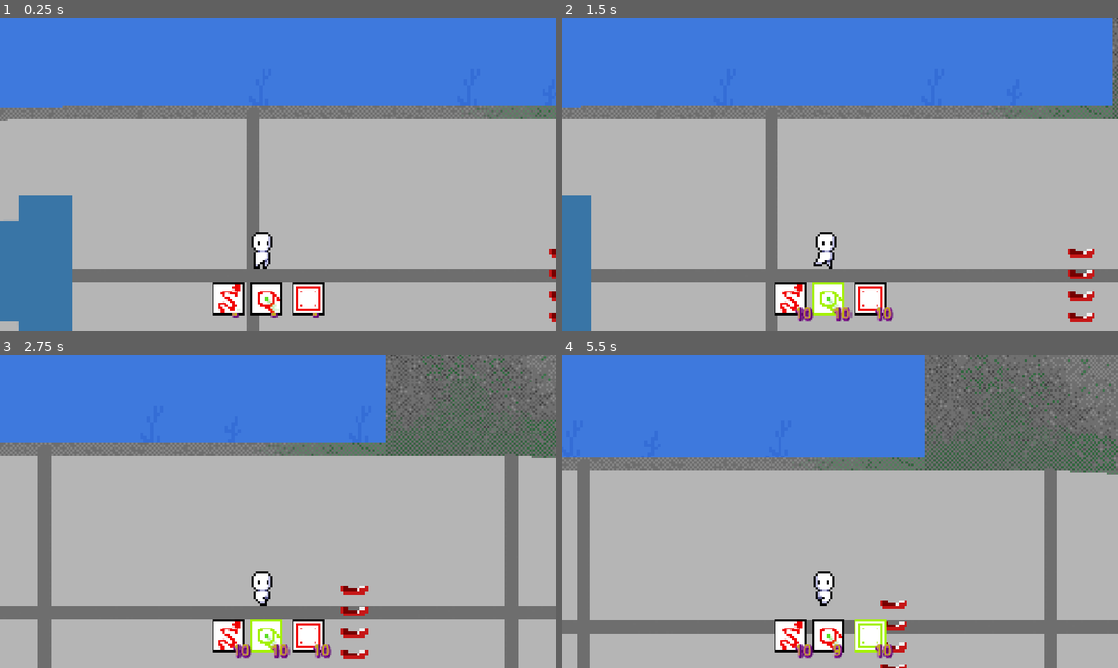
Above: before the commit, frames 1-4 (two rows, left to right).
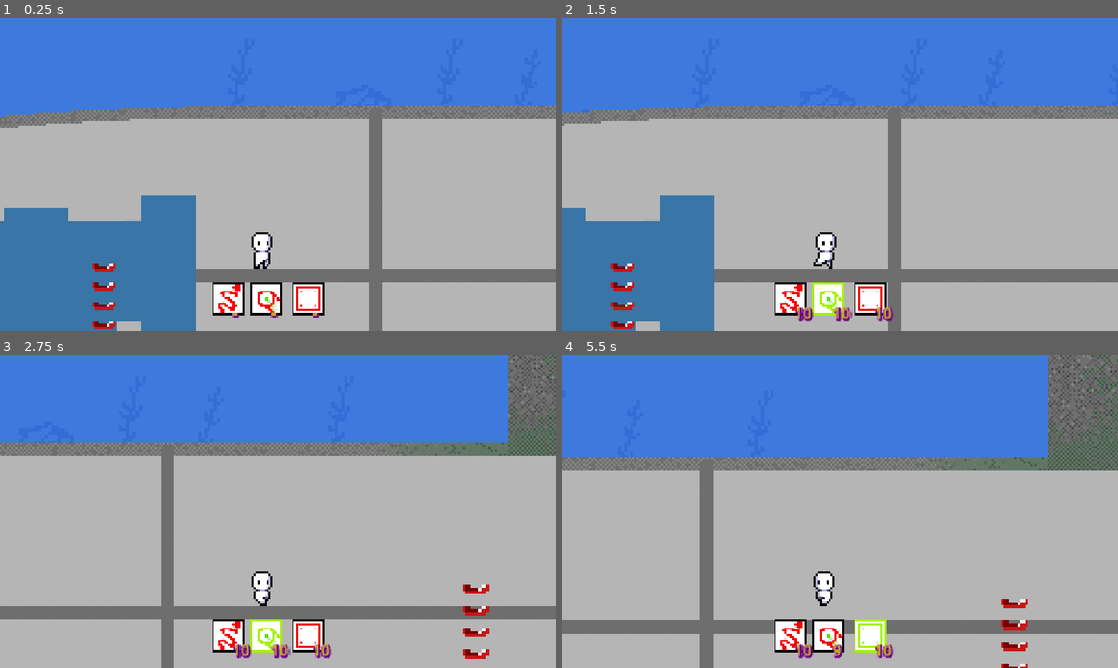
Above: after the commit, the same moments.

Repository: neonvalkyrie02/summer-game-jam26
Game: Godot game, scene res://main.tscn
The game is run twice, just before and just after one commit, with the same random seed, the same clock (stepped at 60 frames per second) and the same inputs.
Inputs (mouse positions are in pixels of both pictures, inside the frame that each line leads up to):
- Up to frame 1 (0.25 s): no input
- Up to frame 2 (1.5 s): click (828, 299) at 0.52 s; tap Enter at 1.25 s; hold Right (ui_right) from 1.28 s (still down); hold Shift (action_sprint) from 1.28 s (still down)
- Up to frame 3 (2.75 s): keep holding Right (ui_right); tap Up (ui_up) at 1.52, 2.27 s; release Shift (action_sprint) at 2.03 s; tap F (action_use) at 2.1 s
- Up to frame 4 (5.5 s): release Right (ui_right) at 2.78 s; hold Left (ui_left) 2.78-3.53 s; tap E (eat) at 2.85 s; hold Right (ui_right) 3.53-5.03 s; tap 1 (key_1) at 3.6 s; tap Up (ui_up) at 3.77, 4.52, 5.27 s; tap 2 (key_2) at 4.35 s; hold Left (ui_left) from 5.03 s (still down); tap 3 (key_3) at 5.1 s

The runs differ from the first frame. In frame 1, 13% of the frame differs, in the area x 0-100%, y 28-100%; in frame 2, 13%; in frame 3, 13%; in frame 4, 14%, in the area x 2-100%, y 0-100%.

Commit message:
use new Submarine in main

Diff:
--- a/main.tscn
+++ b/main.tscn
@@ -8,36 +8,30 @@
 [node name="Main" type="Node" unique_id=1265064031]
 
 [node name="Player" parent="." unique_id=578066036 groups=["player"] instance=ExtResource("1_ig7tw")]
-position = Vector2(152, 298)
+z_index = 5
+position = Vector2(233, 460)
 
 [node name="Submarine" parent="." unique_id=129629463 instance=ExtResource("2_0xm2m")]
-z_index = -1
-position = Vector2(-4854, 1268)
+position = Vector2(-4208, 1408.0001)
 scale = Vector2(10, 10)
-
-[node name="Ladder" parent="Submarine" index="2" unique_id=39722444]
-position = Vector2(376.9, -64.2)
-scale = Vector2(1.2300001, 1.3365386)
-
-[node name="Ladder2" parent="Submarine" index="3" unique_id=160112773]
-position = Vector2(644.49994, -66.7)
+metadata/_edit_lock_ = true
 
 [node name="Hud" parent="." unique_id=1829554576 instance=ExtResource("3_h2yge")]
 
-[node name="Node2D" type="Node2D" parent="." unique_id=195507895]
+[node name="Background" type="Node2D" parent="." unique_id=195507895]
 z_index = -2
 position = Vector2(-2488, -1116)
+metadata/_edit_group_ = true
+metadata/_edit_lock_ = true
 
-[node name="Parallax2D" type="Parallax2D" parent="Node2D" unique_id=2065898574]
+[node name="Parallax2D" type="Parallax2D" parent="Background" unique_id=2065898574]
 repeat_size = Vector2(3840, 0)
 autoscroll = Vector2(-200, 0)
 
-[node name="Sprite2D" type="Sprite2D" parent="Node2D/Parallax2D" unique_id=836510112]
+[node name="Sprite2D" type="Sprite2D" parent="Background/Parallax2D" unique_id=836510112]
 texture_repeat = 2
 position = Vector2(1920, 1440)
 scale = Vector2(15, 15)
 texture = ExtResource("6_5vw27")
 region_enabled = true
 region_rect = Rect2(0, 0, 512, 192)
-
-[editable path="Submarine"]
